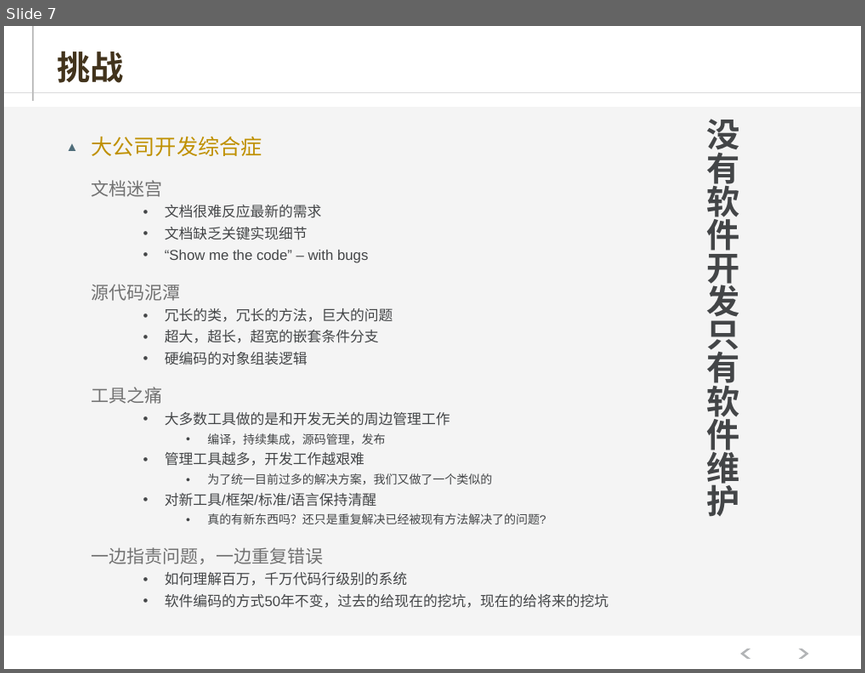
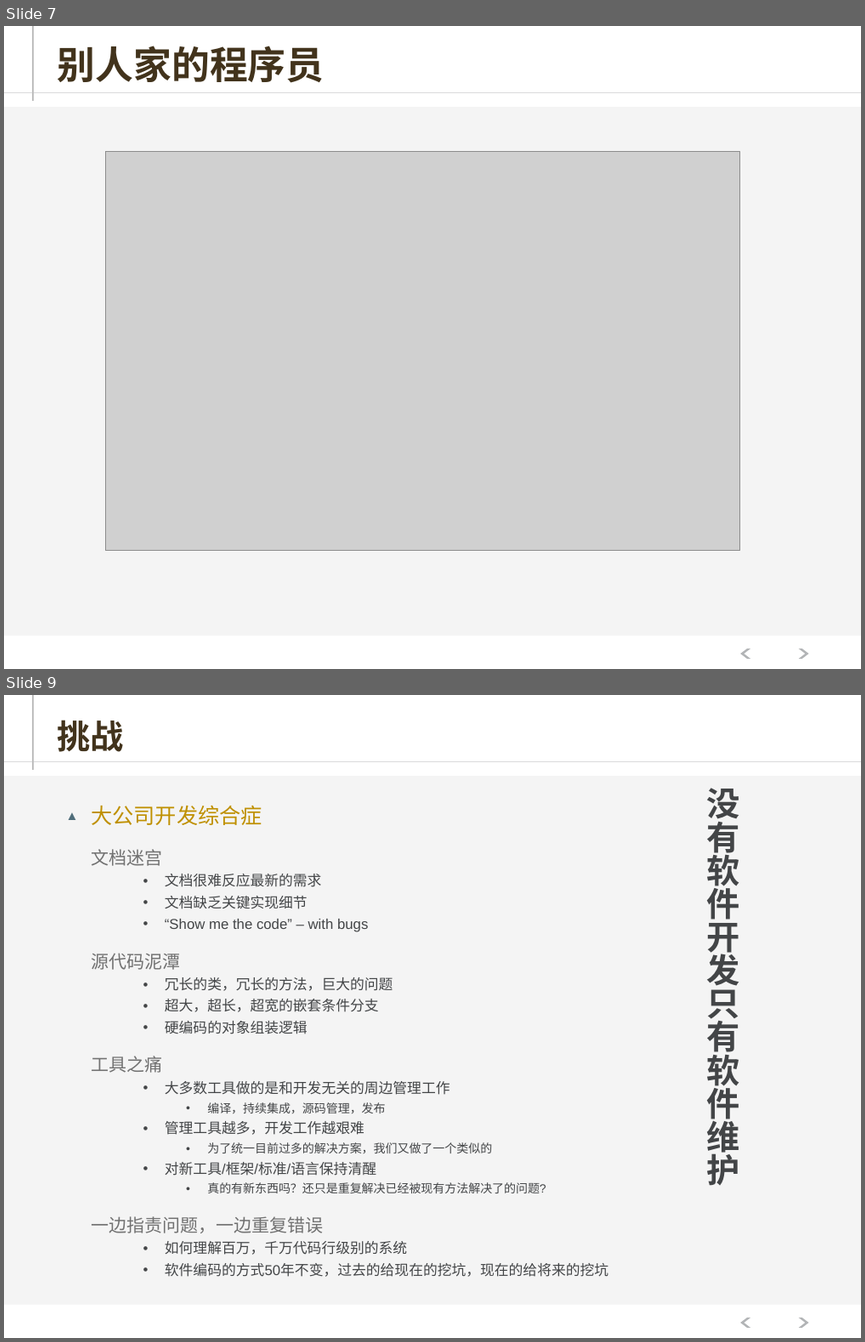
Before and after one commit to hejiehui/xross-tools-installer, a slide deck: doc/X-Series - 中文.pptx. Shown one above the other, each under a label of ours: slide 7 before the commit, slides 7 and 9 after it; the slides between them are not shown. The pictures are 865x673 and 865x1342 pixels, drawn with LibreOffice and Linux fonts; fonts in the diff are those of the drawing; grey boxes stand for pictures. Boxes give left, top, right and bottom in pixels: in the first picture for what was removed or moved away, otherwise in the second. Text is boxed around its words. In the diff, an @@ line names an element or a change of style, - is before the commit and + after.

```diff
--- a/doc/X-Series - 中文.pptx
+++ b/doc/X-Series - 中文.pptx
@@ slide 7 added at (4,26,861,669), background #FFFFFF; not listed: 5 template elements that a slide beside it also shows @@
@@ title added at (58,46,324,83), 32 pt, text #42331C, bold @@
+别人家的程序员
@@ picture added at (106,152,740,550) @@
@@ what was slide 7 is now slide 9 @@
```
Also in this commit, not shown: 2 other slides added, 1 slide removed, 1 other file.
